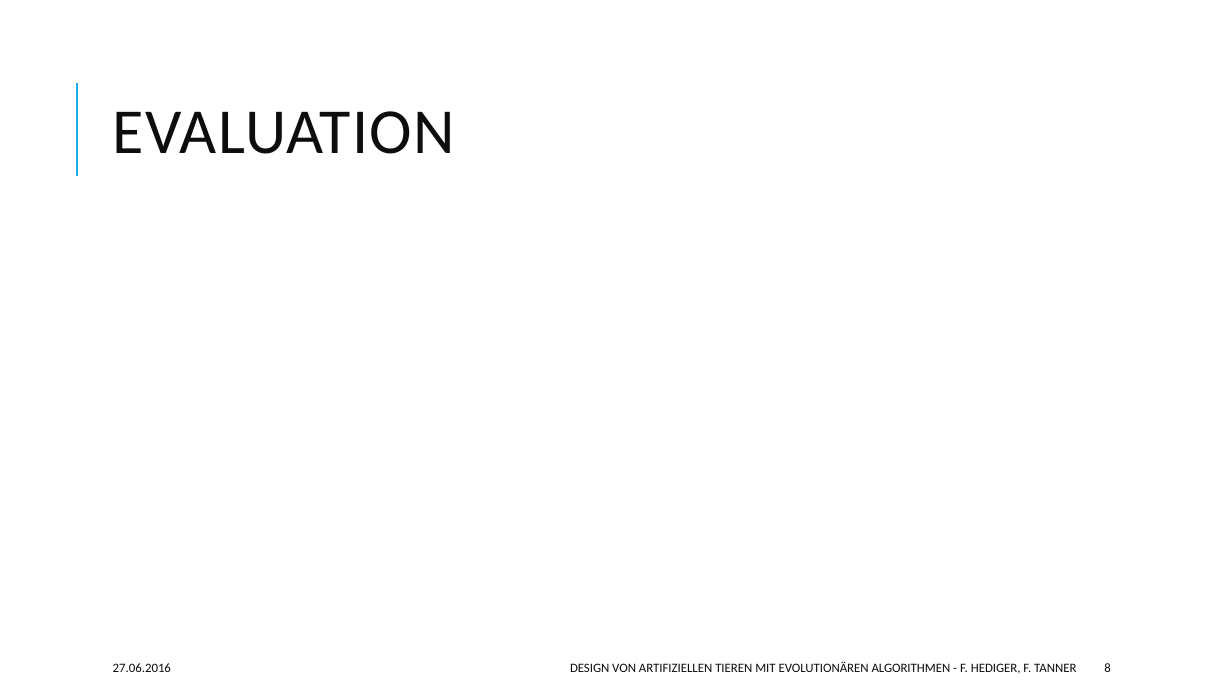
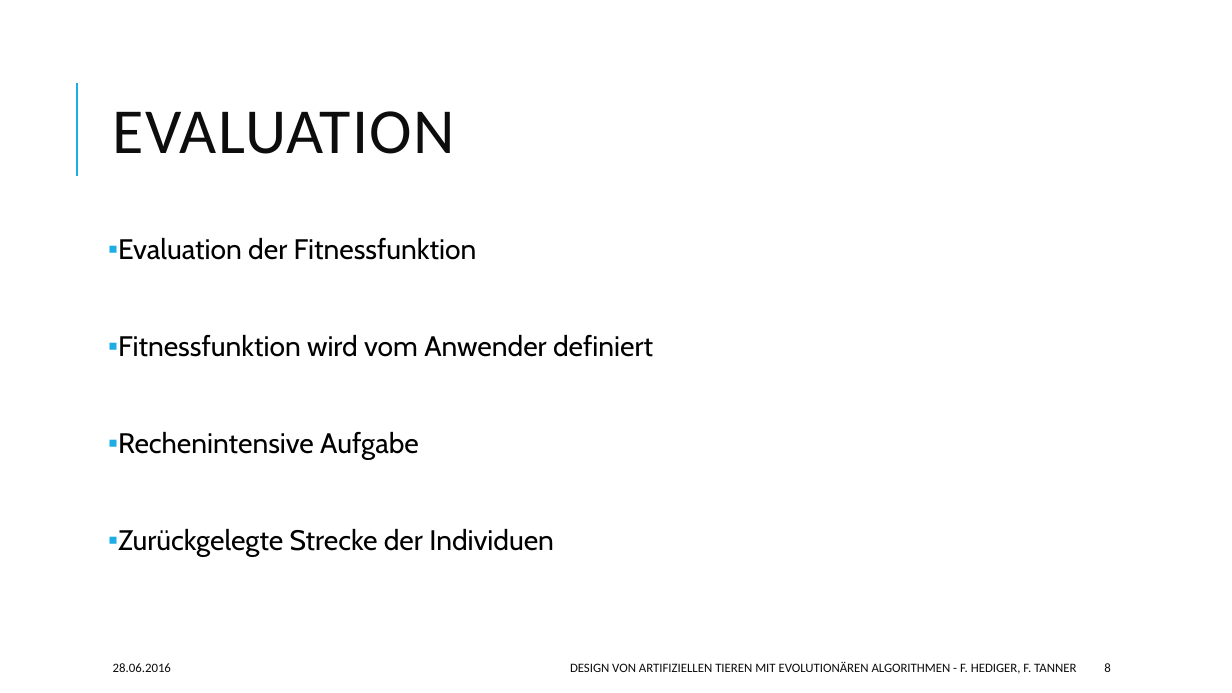
Before and after one commit to hedigerf/evolut, a slide deck: slide 8 of evolutdoc/presentation/presentation.pptx. Drawn at 1232x693 pixels with LibreOffice and Linux fonts; fonts in the diff are those of the drawing. Boxes give left, top, right and bottom in pixels: in the first picture for what was removed or moved away, otherwise in the second. Text is boxed around its words. In the diff, an @@ line names an element or a change of style, - is before the commit and + after.

```diff
--- a/evolutdoc/presentation/presentation.pptx
+++ b/evolutdoc/presentation/presentation.pptx
@@ text added at bbox=[118, 237, 653, 556], 22 pt, text #000000 @@
+▪ Evaluation der Fitnessfunktion
+▪ Fitnessfunktion wird vom Anwender definiert
+▪ Rechenintensive Aufgabe
+▪ Zurückgelegte Strecke der Individuen
@@ text at bbox=[113, 663, 171, 672]: text changed @@
-27.06.2016
+28.06.2016
```
Also in this commit, not shown: 17 other slides changed.
